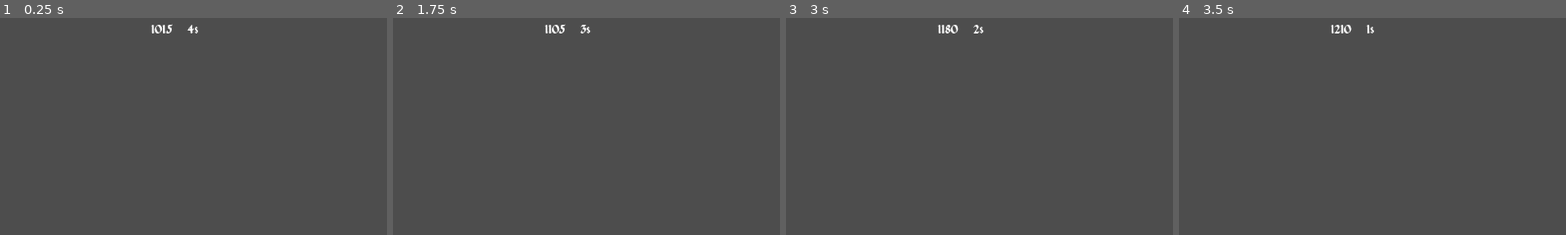
Above: before the commit, frames 1-4 (left to right).
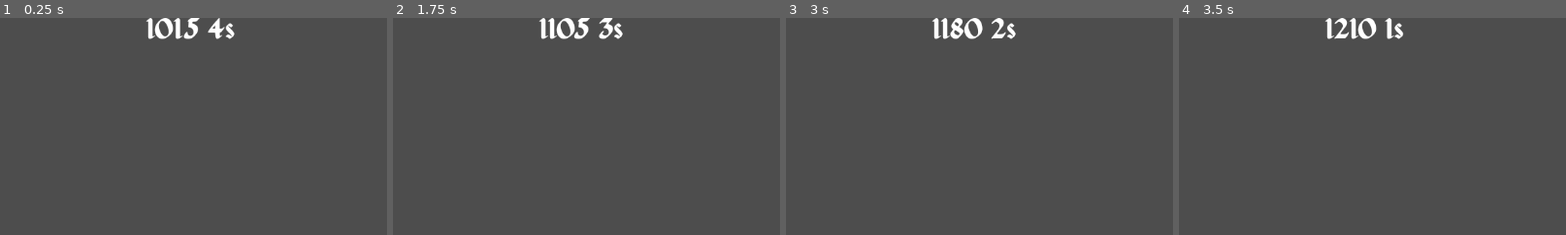
Above: after the commit, the same moments.

Repository: electron35/GMTK_Jam_Dunjunk_shop
Game: Godot game, scene res://GMTK_Jam/MainScene.tscn
The game is run twice, just before and just after one commit, with the same random seed, the same clock (stepped at 60 frames per second) and the same inputs. Sound files missing from this copy of the repository are replaced by a short silence.
Inputs:
- Up to frame 1 (0.25 s): no input
- Up to frame 2 (1.75 s): no input
- Up to frame 3 (3 s): no input
- Up to frame 4 (3.5 s): no input
The pictures show only the part of the screen within x 28-78%, y 0-50%; the shares and areas given below are measured in that part.

The runs differ from the first frame. In frame 1, 1.1% of the frame differs, in the area x 37-61%, y 0-10%; in frame 2, 1.1%; in frame 3, 1.1%, in the area x 37-60%, y 0-10%; in frame 4, 1.1%.
Error in both runs: Invalid assignment of property or key 'wait_time' with value of type 'float' on a base object of type 'null instance'. (res://GMTK_Jam/script/MoneyUI.gd:6)

Commit message:
Ui begin working menu

Diff:
--- /dev/null
+++ b/GMTK_Jam/Nodes/AutoLoad/SoundManager.tscn
@@ -0,0 +1,8 @@
+[gd_scene load_steps=3 format=3 uid="uid://6gac3n554pj"]
+
+[ext_resource type="Script" path="res://GMTK_Jam/script/SoundManager.gd" id="1_m0tvm"]
+[ext_resource type="Resource" uid="uid://b6j3bd2xo3xjm" path="res://GMTK_Jam/ScriptableObjects/Instances/Sounds/soundlist.tres" id="2_mri57"]
+
+[node name="SoundManager" type="Node"]
+script = ExtResource("1_m0tvm")
+SoundList = ExtResource("2_mri57")
--- a/GMTK_Jam/Resources/theme.tres
+++ b/GMTK_Jam/Resources/theme.tres
@@ -3,4 +3,5 @@
 [ext_resource type="FontFile" uid="uid://bgw5dbb5i6afo" path="res://GMTK_Jam/Resources/Font/Deutsch.ttf" id="1_p24lw"]
 
 [resource]
+Label/font_sizes/font_size = 40
 Label/fonts/font = ExtResource("1_p24lw")
--- /dev/null
+++ b/GMTK_Jam/SFX/audio_stream_randomizer_test.tres
@@ -0,0 +1,3 @@
+[gd_resource type="AudioStreamRandomizer" format=3 uid="uid://cuw1f2qfsw1ad"]
+
+[resource]
--- a/GMTK_Jam/ScriptableObjects/Instances/Adventurers/Fighter.tres
+++ b/GMTK_Jam/ScriptableObjects/Instances/Adventurers/Fighter.tres
@@ -6,4 +6,4 @@
 script = ExtResource("1_35fwp")
 className = "Fighter"
 speed = 10
-puissance = 0
+puissance = 5
--- a/GMTK_Jam/ScriptableObjects/Instances/Adventurers/Rogue.tres
+++ b/GMTK_Jam/ScriptableObjects/Instances/Adventurers/Rogue.tres
@@ -6,3 +6,4 @@
 script = ExtResource("1_jdvyq")
 className = "Rogue"
 speed = 20
+puissance = 10
--- /dev/null
+++ b/GMTK_Jam/ScriptableObjects/Instances/Sounds/soundlist.tres
@@ -0,0 +1,10 @@
+[gd_resource type="Resource" script_class="SoundListResource" load_steps=3 format=3 uid="uid://b6j3bd2xo3xjm"]
+
+[ext_resource type="Script" path="res://GMTK_Jam/script/SoundListResource.gd" id="1_ye2cl"]
+[ext_resource type="AudioStream" uid="uid://cthu6rowpbcrj" path="res://GMTK_Jam/Music/game_over.wav" id="2_vwvm2"]
+
+[resource]
+script = ExtResource("1_ye2cl")
+soundList = {
+"gameover": ExtResource("2_vwvm2")
+}
--- /dev/null
+++ b/GMTK_Jam/menuScene.tscn
@@ -0,0 +1,79 @@
+[gd_scene load_steps=4 format=3 uid="uid://b3h11upyg5g0h"]
+
+[ext_resource type="Script" path="res://GMTK_Jam/script/menuScene.gd" id="1_jbbfw"]
+[ext_resource type="AudioStream" uid="uid://cthu6rowpbcrj" path="res://GMTK_Jam/Music/game_over.wav" id="2_aebav"]
+[ext_resource type="AudioStream" uid="uid://dt4ablbwdnhgb" path="res://GMTK_Jam/SFX/vieuxquirit.wav" id="3_5yqrs"]
+
+[node name="Menu" type="CenterContainer"]
+anchors_preset = 15
+anchor_right = 1.0
+anchor_bottom = 1.0
+grow_horizontal = 2
+grow_vertical = 2
+script = ExtResource("1_jbbfw")
+
+[node name="Musique" type="AudioStreamPlayer" parent="."]
+stream = ExtResource("2_aebav")
+
+[node name="ButtonSound" type="AudioStreamPlayer" parent="."]
+stream = ExtResource("3_5yqrs")
+
+[node name="AudioListener2D" type="AudioListener2D" parent="."]
+current = true
+
+[node name="VBoxContainer2" type="VBoxContainer" parent="."]
+custom_minimum_size = Vector2(0, 320)
+layout_mode = 2
+
+[node name="TextureRect" type="ColorRect" parent="VBoxContainer2"]
+custom_minimum_size = Vector2(540, 160)
+layout_mode = 2
+color = Color(0, 0, 0, 1)
+
+[node name="Label" type="Label" parent="VBoxContainer2/TextureRect"]
+layout_mode = 1
+anchors_preset = 15
+anchor_right = 1.0
+anchor_bottom = 1.0
+grow_horizontal = 2
+grow_vertical = 2
+text = "Merchandising"
+horizontal_alignment = 1
+vertical_alignment = 1
+
+[node name="MarginContainer" type="MarginContainer" parent="VBoxContainer2"]
+layout_mode = 2
+size_flags_vertical = 6
+size_flags_stretch_ratio = 0.0
+
+[node name="VBoxContainer" type="HBoxContainer" parent="VBoxContainer2/MarginContainer"]
+custom_minimum_size = Vector2(280, 60)
+layout_mode = 2
+size_flags_vertical = 4
+size_flags_stretch_ratio = 2.72
+alignment = 1
+
+[node name="Button" type="Button" parent="VBoxContainer2/MarginContainer/VBoxContainer"]
+unique_name_in_owner = true
+layout_mode = 2
+size_flags_horizontal = 3
+size_flags_vertical = 4
+text = "Jouer"
+
+[node name="Button2" type="Button" parent="VBoxContainer2/MarginContainer/VBoxContainer"]
+unique_name_in_owner = true
+layout_mode = 2
+size_flags_horizontal = 3
+size_flags_vertical = 4
+text = "credits"
+
+[node name="Button3" type="Button" parent="VBoxContainer2/MarginContainer/VBoxContainer"]
+unique_name_in_owner = true
+layout_mode = 2
+size_flags_horizontal = 3
+size_flags_vertical = 4
+text = "quitter"
+
+[connection signal="button_down" from="VBoxContainer2/MarginContainer/VBoxContainer/Button" to="." method="_on_button_button_down"]
+[connection signal="button_up" from="VBoxContainer2/MarginContainer/VBoxContainer/Button2" to="." method="_on_button_2_button_up"]
+[connection signal="button_down" from="VBoxContainer2/MarginContainer/VBoxContainer/Button3" to="." method="_on_button_3_button_down"]
--- a/GMTK_Jam/script/AdventurerResource.gd
+++ b/GMTK_Jam/script/AdventurerResource.gd
@@ -1,4 +1,4 @@
-class_name AdventurerData
+class_name AdventurerResource
 extends Resource
 
 @export var className: String
--- /dev/null
+++ b/GMTK_Jam/script/SoundListResource.gd
@@ -0,0 +1,4 @@
+class_name SoundListResource
+extends Resource
+
+@export var soundList = {}
--- /dev/null
+++ b/GMTK_Jam/script/SoundManager.gd
@@ -0,0 +1,7 @@
+extends Node
+
+@export var SoundList : SoundListResource
+
+func ImportSound(nameSound:String)->AudioStreamWAV:
+	var sound:AudioStreamWAV = SoundList.soundList.find_key(nameSound)
+	return sound
--- a/GMTK_Jam/script/aventurier.gd
+++ b/GMTK_Jam/script/aventurier.gd
@@ -34,6 +34,6 @@
 	adventurerInShop=false
 
 # parametre l'aventurier en fonction de la classe passee en argument
-func setClass(data: AdventurerData):
+func setClass(data: AdventurerResource):
 	classAdventurer = data.className
 	speedAdventurer = data.speed
--- /dev/null
+++ b/GMTK_Jam/script/menuScene.gd
@@ -0,0 +1,29 @@
+extends CenterContainer
+var pauseposition
+
+# Called when the node enters the scene tree for the first time.
+func _ready():
+	$Musique.playing=true;
+	pass # Replace with function body.
+
+
+# Called every frame. 'delta' is the elapsed time since the previous frame.
+func _process(delta):
+	pass
+
+
+func _on_button_button_down():
+	$ButtonSound.play()
+	pass # Replace with function body.
+
+
+func _on_button_2_button_up():
+	pauseposition = $Musique.get_playback_position()
+	$Musique.stop()
+	pass # Replace with function body.
+
+
+func _on_button_3_button_down():
+	$Musique.play()
+	$Musique.seek(pauseposition)
+	pass # Replace with function body.
--- a/project.godot
+++ b/project.godot
@@ -18,6 +18,7 @@
 [autoload]
 
 Main="*res://GMTK_Jam/script/Main.gd"
+SoundManager="*res://GMTK_Jam/Nodes/AutoLoad/SoundManager.tscn"
 
 [rendering]
 
Not shown, added: GMTK_Jam/Music/game_over.wav.import
Not shown, added: GMTK_Jam/SFX/vieuxquirit.wav.import
Not shown, added: GMTK_Jam/SFX/vieuxquirit2.wav.import
Not shown, added: GMTK_Jam/Music/game_over.wav
Not shown, added: GMTK_Jam/SFX/vieuxquirit.wav
Not shown, added: GMTK_Jam/SFX/vieuxquirit2.wav
